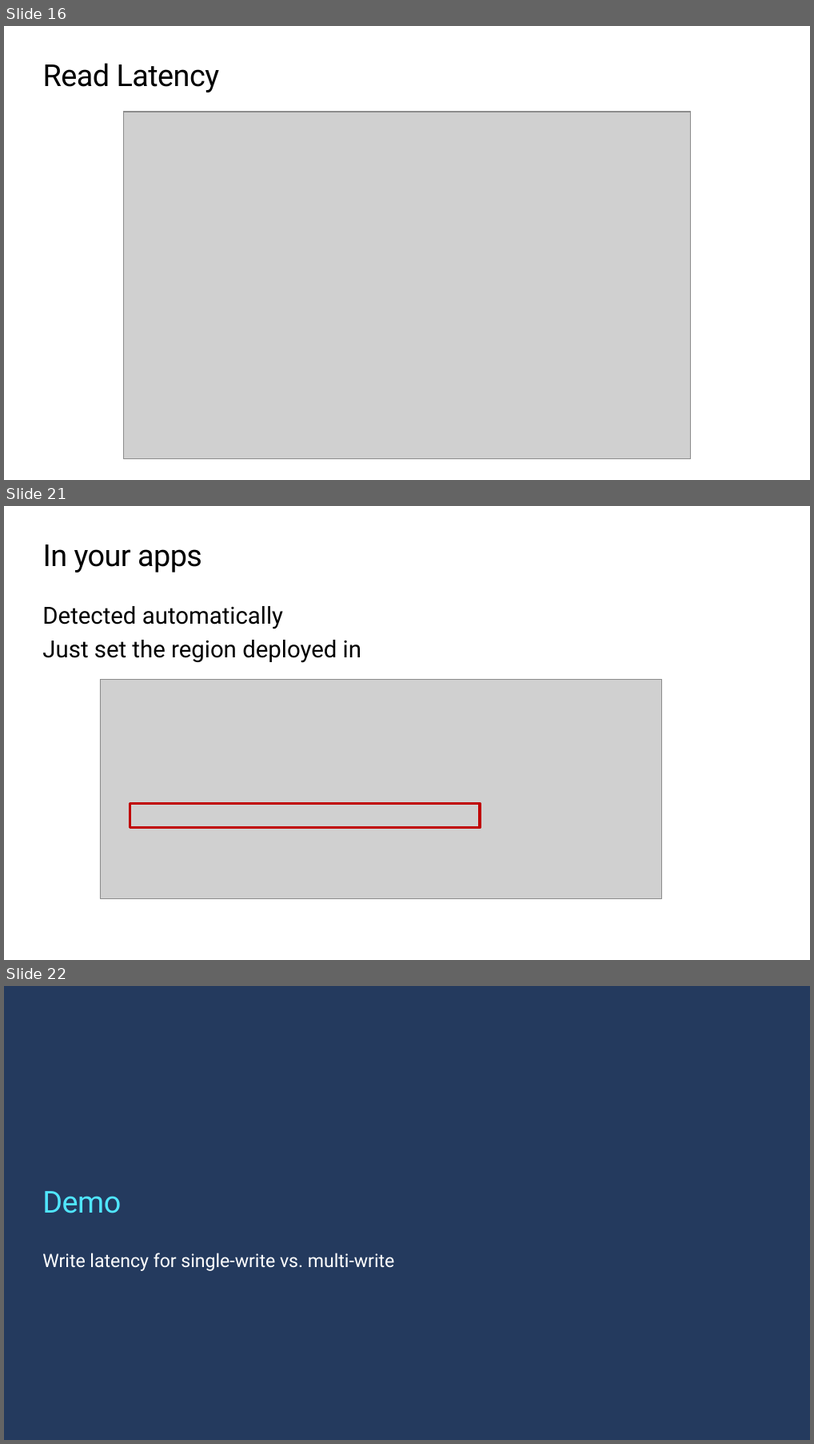
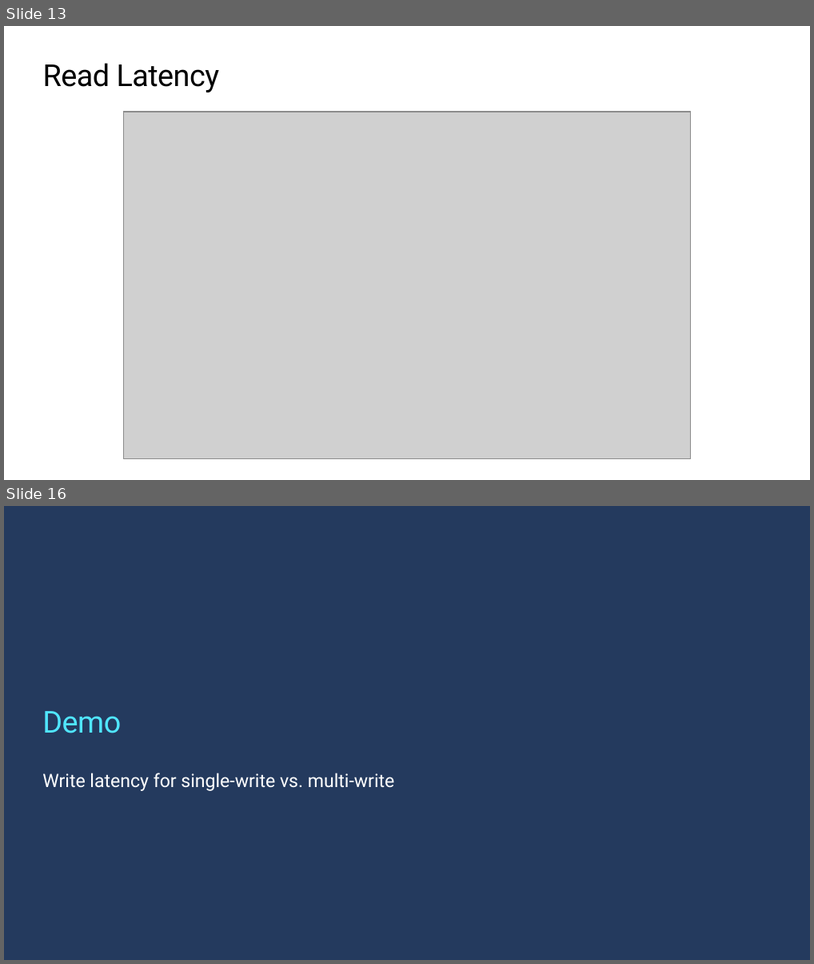
Before and after one commit to markjbrown/cosmos-global-distribution-demos, a slide deck: CosmosGlobalDistDemos/High-perf-apps-CosmosDB.pptx. Shown one above the other, each under a label of ours: slides 16, 21 and 22 before the commit, slides 13 and 16 after it; the slides between them are not shown. The pictures are 814x1444 and 814x964 pixels, drawn with LibreOffice and Linux fonts; fonts in the diff are those of the drawing; grey boxes stand for pictures; background and template pictures are left out. Boxes give left, top, right and bottom in pixels: in the first picture for what was removed or moved away, otherwise in the second. Text is boxed around its words. In the diff, an @@ line names an element or a change of style, - is before the commit and + after.

```diff
--- a/CosmosGlobalDistDemos/High-perf-apps-CosmosDB.pptx
+++ b/CosmosGlobalDistDemos/High-perf-apps-CosmosDB.pptx
@@ slide 21 removed at [4,506,810,960], background #FFFFFF @@
@@ title removed at [43,544,202,572] @@
-In your apps
@@ text removed at [42,606,362,663] @@
-Detected automatically
-Just set the region deployed in
@@ picture removed at [100,679,662,899] @@
@@ rectangle removed at [130,803,481,828] @@
@@ what was slide 16 is now slide 13 @@
@@ what was slide 22 is now slide 16 @@
```
Also in this commit, not shown: 11 slides changed, 7 slides added, 14 other slides removed.
